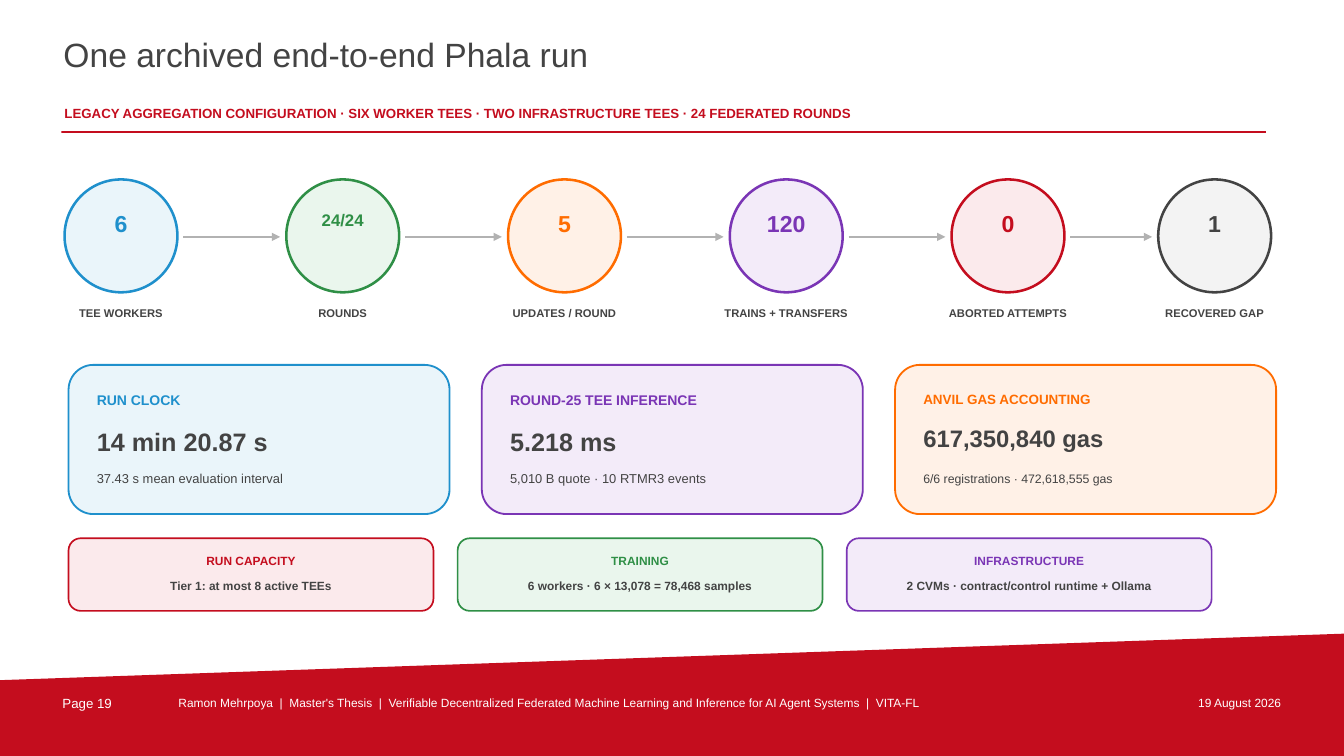
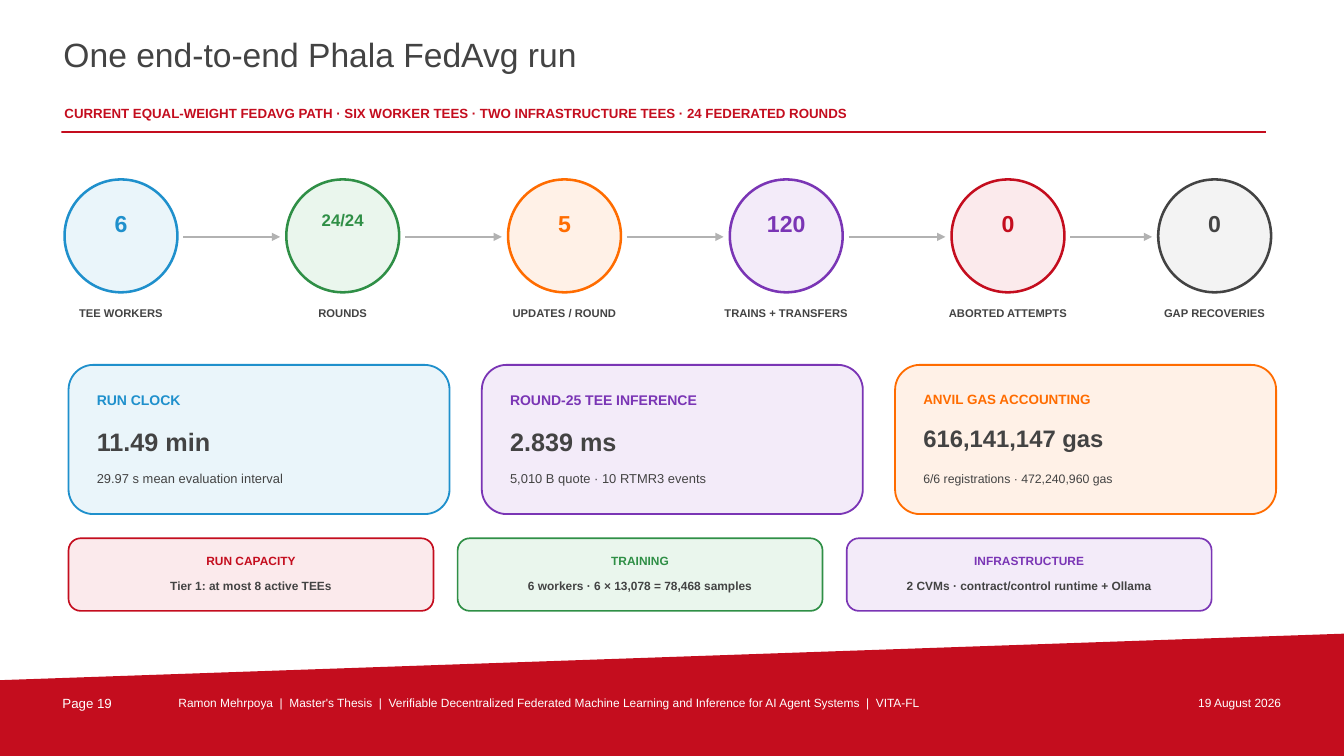
Before and after one commit to uZhW8Rgl/presentation, a slide deck: slide 19 of VITA-FL_Thesis_Presentation_TU_Berlin.pptx. Drawn at 1344x756 pixels with LibreOffice and Linux fonts; fonts in the diff are those of the drawing; background and template pictures are left out. Boxes give left, top, right and bottom in pixels: in the first picture for what was removed or moved away, otherwise in the second. Text is boxed around its words. In the diff, an @@ line names an element or a change of style, - is before the commit and + after.

```diff
--- a/VITA-FL_Thesis_Presentation_TU_Berlin.pptx
+++ b/VITA-FL_Thesis_Presentation_TU_Berlin.pptx
@@ text at bbox=[63, 42, 577, 74]: text changed @@
-One archived end-to-end Phala run
+One end-to-end Phala FedAvg run
@@ text at bbox=[64, 108, 846, 121]: text changed @@
-LEGACY AGGREGATION CONFIGURATION · SIX WORKER TEES · TWO INFRASTRUCTURE TEES · 24 FEDERATED ROUNDS
+CURRENT EQUAL-WEIGHT FEDAVG PATH · SIX WORKER TEES · TWO INFRASTRUCTURE TEES · 24 FEDERATED ROUNDS
@@ text at bbox=[1208, 216, 1221, 232]: text changed @@
-1
+0
@@ text at bbox=[1164, 309, 1265, 317]: text changed @@
-RECOVERED GAP
+GAP RECOVERIES
@@ text at bbox=[97, 432, 210, 451]: text changed @@
-14 min 20.87 s
+11.49 min
@@ text at bbox=[510, 433, 616, 452]: text changed @@
-5.218 ms
+2.839 ms
@@ text at bbox=[923, 430, 1103, 452]: text changed @@
-617,350,840 gas
+616,141,147 gas
@@ text at bbox=[97, 473, 283, 483]: text changed @@
-37.43 s mean evaluation interval
+29.97 s mean evaluation interval
@@ text at bbox=[923, 474, 1113, 486]: text changed @@
-6/6 registrations · 472,618,555 gas
+6/6 registrations · 472,240,960 gas
```
Also in this commit, not shown: 2 other slides changed, 10 other files.
